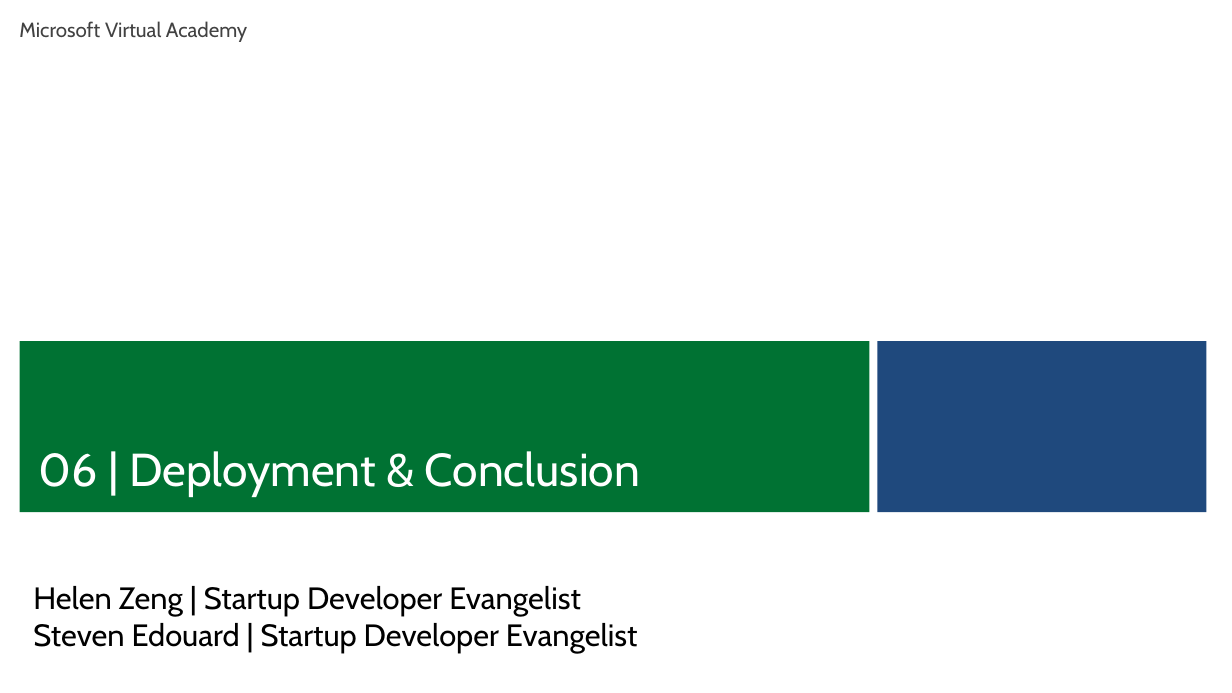
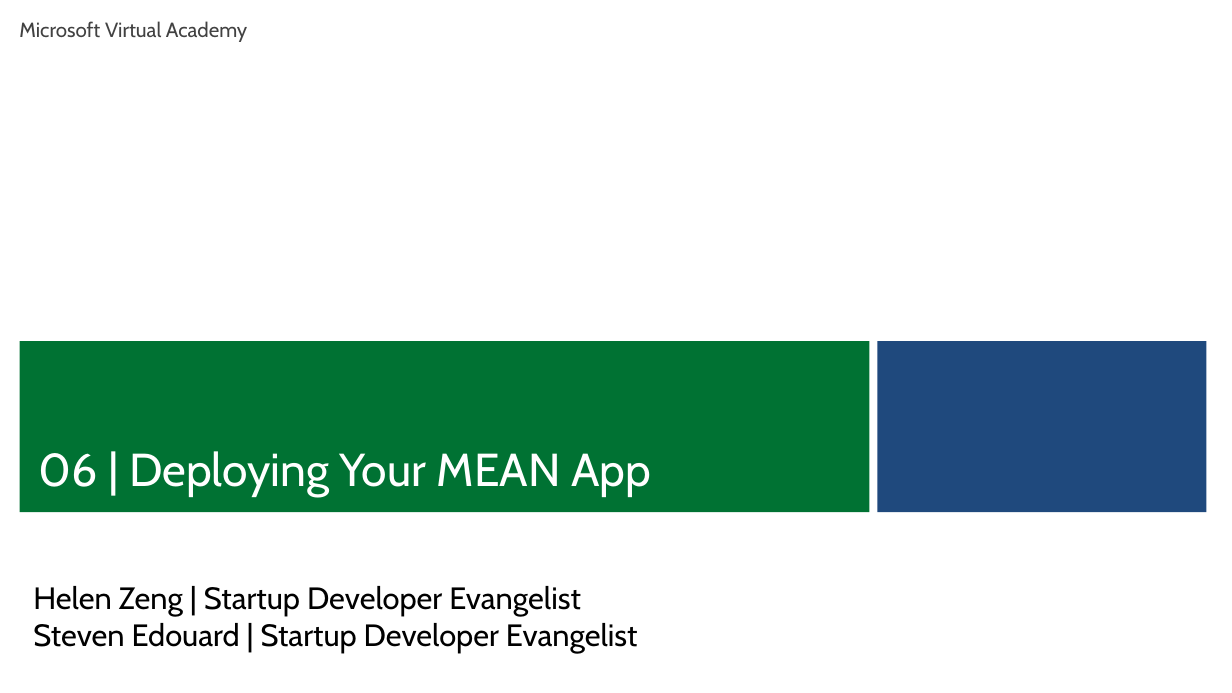
Before and after one commit to hwz/chirp, a slide deck: slide 1 of slides/module6.pptx. Drawn at 1232x693 pixels with LibreOffice and Linux fonts; fonts in the diff are those of the drawing; background and template pictures are left out. Boxes give left, top, right and bottom in pixels: in the first picture for what was removed or moved away, otherwise in the second. Text is boxed around its words. In the diff, an @@ line names an element or a change of style, - is before the commit and + after.

```diff
--- a/slides/module6.pptx
+++ b/slides/module6.pptx
@@ text at [39, 451, 651, 497]: text changed @@
-06 | Deployment & Conclusion
+06 | Deploying Your MEAN App
```
Also in this commit, not shown: 1 other slide changed, 4 other files.
